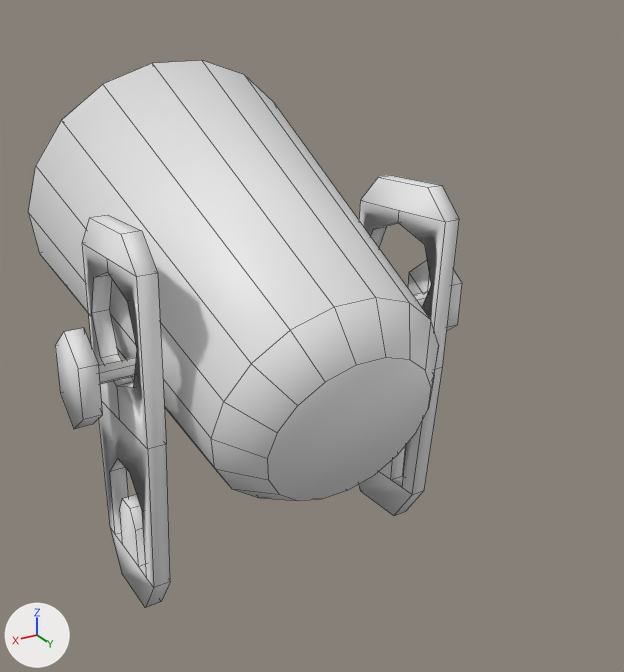
A saved change to the OBJ model Assets/Meshes/Equipment/cannon.obj.
One viewpoint serves both versions: a camera (50 mm lens) standing at (1.18, 2.28, 1.87) and looking at (-0.16, 0.04, 0.75). The lights are fixed; the arrows at lower left show +X, +Y and +Z. Mesh edges are drawn as thin lines. Where no turn or scale is listed for an object, it has been applied to the vertices.

Script lines for the objects in view, before the commit:
```python
me_cannon = bpy.data.meshes.new('cannon')
me_cannon.from_pydata(...)  # 278 vertices, 210 faces; spans x -0.66..0.64, y -0.88..0.61, z -0.02..1.57
ob_cannon = bpy.data.objects.new('cannon', me_cannon)
ob_cannon.location = (0.0, 0.0, 0.0)
```
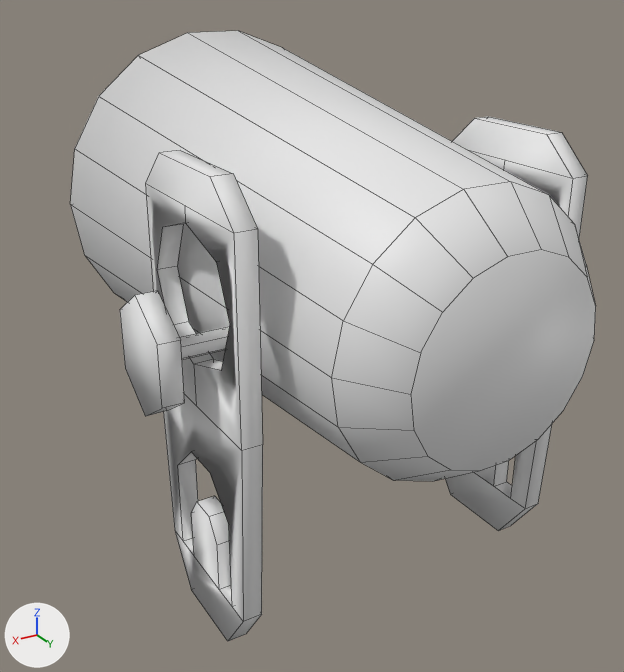
Scene script edits in JSON lines:
```json
{"block": "me_cannon", "where": "me_cannon.from_pydata(...)  # 278 vertices, 210 faces; spans x -0.66..0.64, y -0.88..0.61, z -0.02..1.57"}
{"block": "me_cannon", "where": "# used by ob_cannon; location = (0.0, 0.0, 0.0)"}
{"block": "me_cannon", "change": "me_cannon part 1: the loose piece of 90 vertices spanning x -0.52..0.52, y -0.88..0.61, z 0.36..1.57 is multiplied about its middle by the matrix ((1.113, 0.0, 0.0), (0.0, 1.211, -0.332), (0.0, 0.265, 1.083)), then moved by (-0.22, 0.12, 0.14)"}
{"block": "me_cannon", "change": "me_cannon part 2: the loose piece of 30 vertices spanning x -0.66..-0.19, y -0.04..0.19, z 0.65..0.96 is multiplied about its middle by the matrix ((1.114, 0.0, 0.0), (0.0, 1.231, -0.069), (0.0, -0.092, 1.142)), then moved by (-0.27, 0.2, 0.12)"}
{"block": "me_cannon", "change": "me_cannon part 3: the loose piece of 64 vertices spanning x -0.52..-0.46, y -0.17..0.32, z -0.02..1.25 is multiplied about its middle by the matrix ((1.114, 0.0, 0.0), (0.0, 1.231, -0.069), (0.0, -0.092, 1.141)), then moved by (-0.27, 0.21, 0.09)"}
{"block": "me_cannon", "change": "me_cannon part 4: the loose piece of 64 vertices spanning x 0.45..0.51, y -0.17..0.32, z -0.02..1.25 is multiplied about its middle by the matrix ((1.113, 0.0, 0.0), (0.0, 1.231, -0.069), (0.0, -0.092, 1.141)), then moved by (-0.16, 0.21, 0.09)"}
{"block": "me_cannon", "change": "me_cannon part 5: the loose piece of 30 vertices spanning x 0.17..0.64, y -0.04..0.19, z 0.65..0.96 is multiplied about its middle by the matrix ((1.113, 0.0, 0.0), (0.0, 1.231, -0.069), (0.0, -0.092, 1.142)), then moved by (-0.17, 0.2, 0.12)"}
```

Location of each change, (x1, y1, x2, y2) in pixels of the pictures (624 x 672 px; the box of a moved part takes in the faces that stretch with it):
```json
{"object": "cannon", "change": "reshaped", "before": [29, 60, 462, 608], "after": [70, 31, 596, 641], "on screen": "21% wider, 11% taller"}
{"part": 1, "of": "me_cannon", "change": "moved or reshaped", "before": [29, 60, 439, 501], "after": [70, 31, 596, 481]}
{"part": 2, "of": "me_cannon", "change": "moved or reshaped", "before": [408, 260, 462, 330], "on screen": "not visible afterwards"}
{"part": 3, "of": "me_cannon", "change": "moved or reshaped", "before": [358, 175, 459, 516], "after": [445, 117, 588, 531]}
{"part": 4, "of": "me_cannon", "change": "moved or reshaped", "before": [82, 215, 170, 608], "after": [146, 150, 263, 641]}
{"part": 5, "of": "me_cannon", "change": "moved or reshaped", "before": [55, 328, 136, 429], "after": [120, 291, 229, 416]}
```
